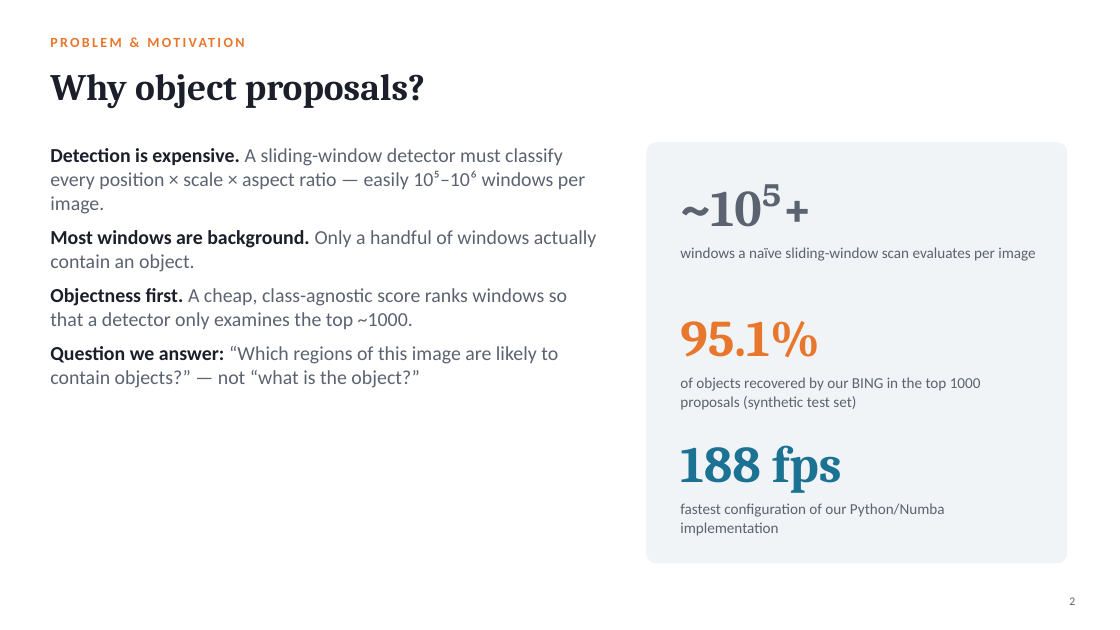
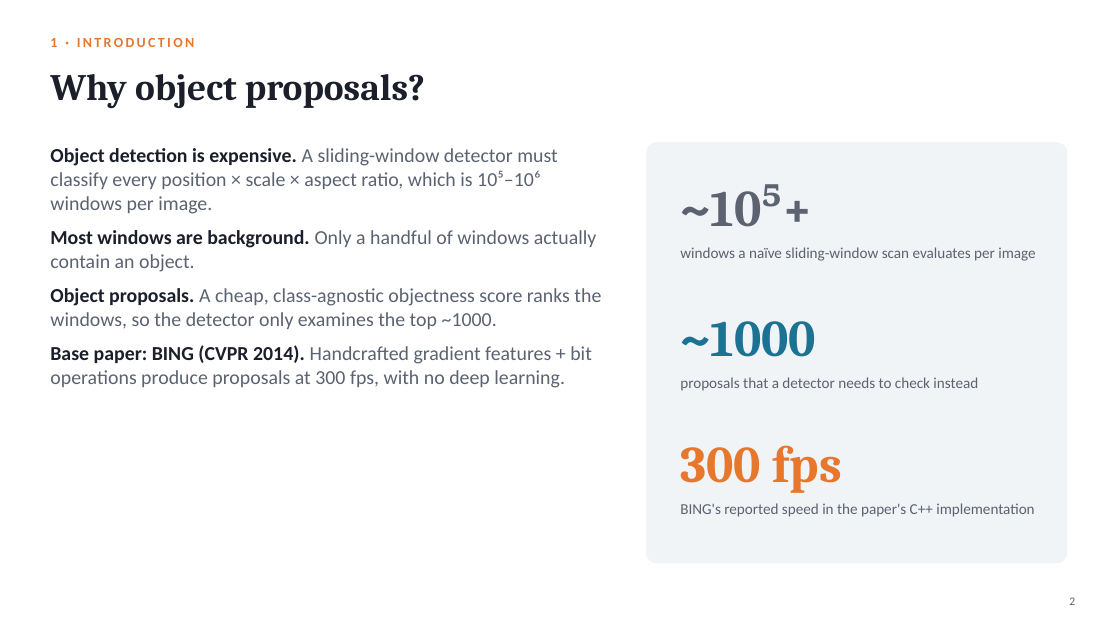
Before and after one commit to hari18305/cvprojectg10, a slide deck: slide 2 of presentation/BING_Objectness_Group10.pptx. Drawn at 1120x630 pixels with LibreOffice and Linux fonts; fonts in the diff are those of the drawing. Boxes give left, top, right and bottom in pixels: in the first picture for what was removed or moved away, otherwise in the second. Text is boxed around its words. In the diff, an @@ line names an element or a change of style, - is before the commit and + after.

Commit message:
Restructure presentation into 12 slides for a 10-minute talk
Sections: introduction, problem definition, proposed solution and novelty,
design and solution, result analysis with comparison to existing methods.

```diff
--- a/presentation/BING_Objectness_Group10.pptx
+++ b/presentation/BING_Objectness_Group10.pptx
@@ text at (50, 38, 194, 47): text changed @@
-PROBLEM & MOTIVATION
+1 · INTRODUCTION
@@ text at (50, 148, 558, 214): text changed @@
-• Detection is expensive. A sliding-window detector must classify every position × scale × aspect ratio — easily 10⁵–10⁶ windows per image.
+• Object detection is expensive. A sliding-window detector must classify every position × scale × aspect ratio, which is 10⁵–10⁶ windows per image.
@@ text at (50, 288, 601, 388): text changed @@
-• Objectness first. A cheap, class-agnostic score ranks windows so that a detector only examines the top ~1000.
-• Question we answer: “Which regions of this image are likely to contain objects?” — not “what is the object?”
+• Object proposals. A cheap, class-agnostic objectness score ranks the windows, so the detector only examines the top ~1000.
+• Base paper: BING (CVPR 2014). Handcrafted gradient features + bit operations produce proposals at 300 fps, with no deep learning.
@@ text at (680, 321, 816, 357): text changed; text colour #E8772E to #1C7293 @@
-95.1%
+~1000
@@ text at (680, 377, 978, 391): text changed @@
-of objects recovered by our BING in the top 1000 proposals (synthetic test set)
+proposals that a detector needs to check instead
@@ text at (680, 445, 841, 493): text changed; text colour #1C7293 to #E8772E @@
-188 fps
+300 fps
@@ text at (680, 503, 1034, 517): text changed @@
-fastest configuration of our Python/Numba implementation
+BING's reported speed in the paper's C++ implementation
```
Also in this commit, not shown: 6 other slides changed, 4 slides added, 10 slides removed, 1 other file.
